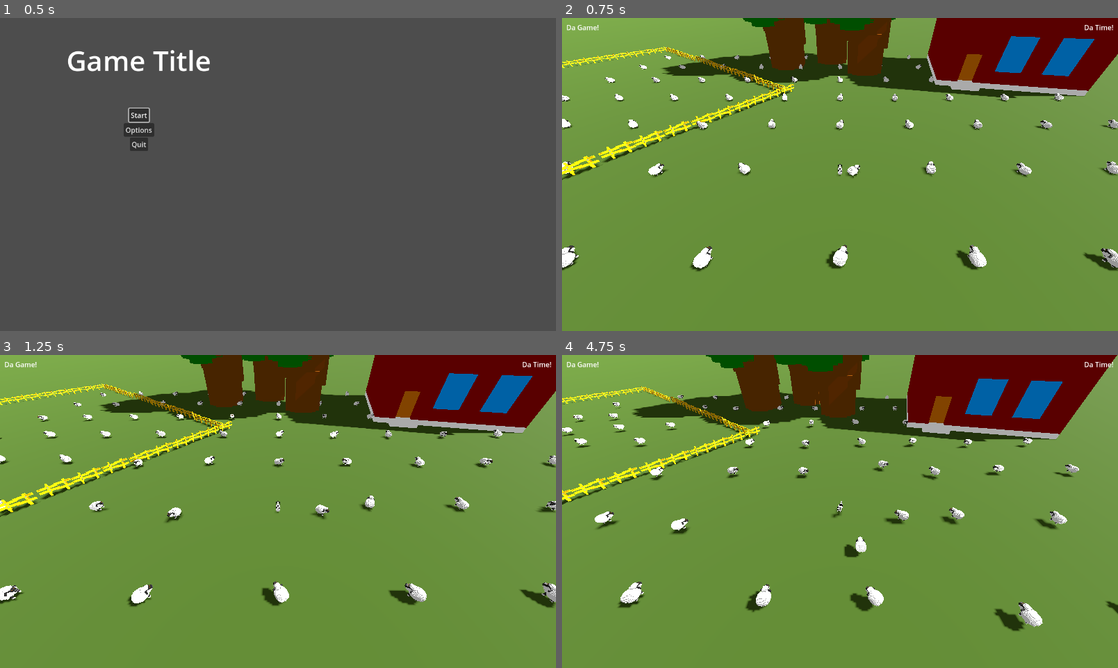
Above: before the commit, frames 1-4 (two rows, left to right).
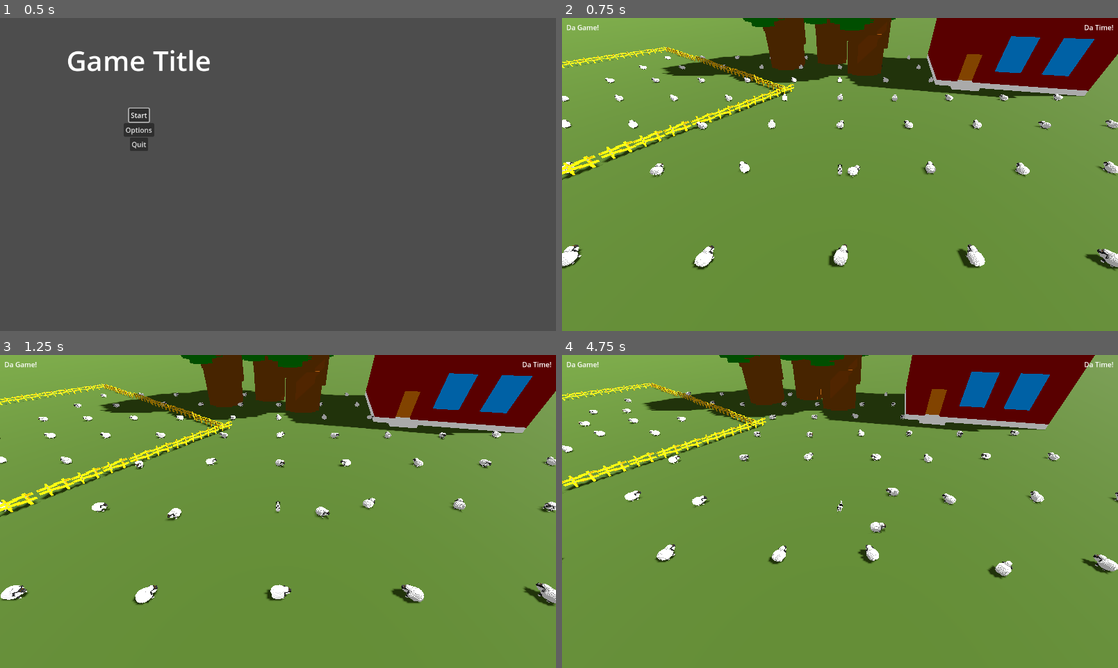
Above: after the commit, the same moments.

Repository: hunttis/ld-58
Game: Godot game, scene res://assets/scenes/master.tscn
The game is run twice, just before and just after one commit, with the same random seed, the same clock (stepped at 60 frames per second) and the same inputs.
Inputs (mouse positions are in pixels of both pictures, inside the frame that each line leads up to):
- Up to frame 1 (0.5 s): no input
- Up to frame 2 (0.75 s): click "Start" at 0.5 s
- Up to frame 3 (1.25 s): no input
- Up to frame 4 (4.75 s): move the mouse to (962, 495) at 1.27 s; hold E (ability_e) 1.28-2.03 s; click (962, 495) at 1.35 s; move the mouse to (728, 527) at 2.02 s; tap E (ability_e) at 2.1, 3.6, 4.55 s; click (728, 527) at 2.3 s; move the mouse to (895, 442) at 2.77 s; hold E (ability_e) 2.78-3.53 s; click (895, 442) at 2.85 s; move the mouse to (812, 574) at 3.52 s; click (812, 574) at 3.8 s; move the mouse to (1006, 558) at 4.27 s; hold Q (ability_q) from 4.28 s (still down)

Frame 1 is identical in both runs. In frame 2, 1.2% of the frame differs, in the area x 0-100%, y 11-81%; in frame 3, 2.1%; in frame 4, 14%, in the area x 0-100%, y 0-89%.
Error before the commit: Invalid access to property or key 'position' on a base object of type 'Vector3'. (res://assets/scenes/game/dog/dog.gd:84)

Commit message:
move path offset + dash stub

Diff:
--- a/assets/scenes/game/dog/Dog.tscn
+++ b/assets/scenes/game/dog/Dog.tscn
@@ -35,3 +35,4 @@
 [node name="NavigationAgent3D" type="NavigationAgent3D" parent="."]
 avoidance_enabled = true
 radius = 4.05
+path_height_offset = 0.5
--- a/assets/scenes/game/dog/dog.gd
+++ b/assets/scenes/game/dog/dog.gd
@@ -12,7 +12,7 @@
 @export var normal_threat_range = 7.0
 @export var sprint_speed = 25.0
 @export var normal_speed = 10.0
-@export var dash_speed = 50.0
+@export var dash_speed = 100.0
 @export var dash_distance = 15.0
 @export var bark_cooldown = 2.5
 
@@ -30,23 +30,38 @@
 func _ready():
   speed = normal_speed
   add_to_group("dog")
+  agent.connect("navigation_finished",
+  func():
+    if move_state == MOVE_STATE.DASH:
+      move_state = MOVE_STATE.NORMAL
+      speed = normal_speed
+    )
 
 func _physics_process(_delta: float) -> void:
-  var move_dir = Input.get_vector("move_left", "move_right", "move_forward", "move_back")
-  if move_dir.length() > 0:
-    agent.target_position = global_position + Vector3(move_dir.x, 0, move_dir.y) * 10
-  if agent.is_navigation_finished():
-    return
-  var target = agent.get_next_path_position()
-  var direction = global_position.direction_to(target)
-  velocity = direction * speed
+  if move_state != MOVE_STATE.DASH:
+    var move_dir = Input.get_vector("move_left", "move_right", "move_forward", "move_back")
+    if move_dir.length() > 0:
+      agent.target_position = global_position + Vector3(move_dir.x, 0, move_dir.y) * 10
+    if agent.is_navigation_finished():
+      return
+    var target = agent.get_next_path_position()
+    var direction = global_position.direction_to(target)
+    velocity = direction * speed
 
-  var look_target = position + velocity
-  look_at(Vector3(look_target.x, global_position.y, look_target.z))
-  move_and_slide()
+    var look_target = position + velocity
+    look_at(Vector3(look_target.x, global_position.y, look_target.z))
+    move_and_slide()
+
+  if move_state == MOVE_STATE.DASH:
+    var dir = global_position.direction_to(dash_target)
+    velocity = dir * dash_speed
+    var collided = move_and_slide()
+    if collided || global_position.distance_to(dash_target) <= 1:
+      move_state = MOVE_STATE.NORMAL
+      agent.target_position = global_position
 
 func _input(_event) -> void:
-  if Input.is_action_just_pressed("LeftClick"):
+  if Input.is_action_just_pressed("LeftClick") && move_state != MOVE_STATE.DASH:
     var target = get_vector_to_cursor_pos()
     print('Clicked', target)
     agent.target_position = target
@@ -68,7 +83,7 @@
       _bark()
       barkCooldown.start(bark_cooldown)
 
-    if event.is_action_pressed("ability_e"):
+    if event.is_action_pressed("ability_e") && move_state != MOVE_STATE.DASH:
       _dash()
 
 func _bark():
@@ -79,11 +94,9 @@
 
 func _dash():
   print("DASH BABY!")
-  var cursor = get_vector_to_cursor_pos()
-
-  var target = global_position.direction_to(cursor.position) * dash_distance
-  target.y = 0.0
-  dash_target = target
+  agent.target_position = global_position
+  var dash_dir = global_position.direction_to(get_vector_to_cursor_pos())
+  dash_target = global_position + (dash_dir * dash_distance)
   move_state = MOVE_STATE.DASH
 
 func get_vector_to_cursor_pos() -> Vector3:
--- a/assets/scenes/game/laidun/laidun.tscn
+++ b/assets/scenes/game/laidun/laidun.tscn
@@ -25,6 +25,7 @@
 mesh = SubResource("PlaneMesh_qv4w3")
 
 [node name="StaticBody3D" type="StaticBody3D" parent="."]
+visible = false
 
 [node name="CollisionShape3D" type="CollisionShape3D" parent="StaticBody3D"]
 transform = Transform3D(1, 0, 0, 0, 1, 0, 0, 0, 1, 0, -0.5, 0)
--- a/assets/scenes/game/sheep/Sheep.tscn
+++ b/assets/scenes/game/sheep/Sheep.tscn
@@ -22,6 +22,7 @@
 transform = Transform3D(-0.05, 0, -4.371139e-09, 0, 0.05, 0, 4.371139e-09, 0, -0.05, 0, 0, 0)
 
 [node name="NavigationAgent3D" type="NavigationAgent3D" parent="."]
+path_height_offset = 0.5
 avoidance_enabled = true
 radius = 1.0
 avoidance_layers = 3
